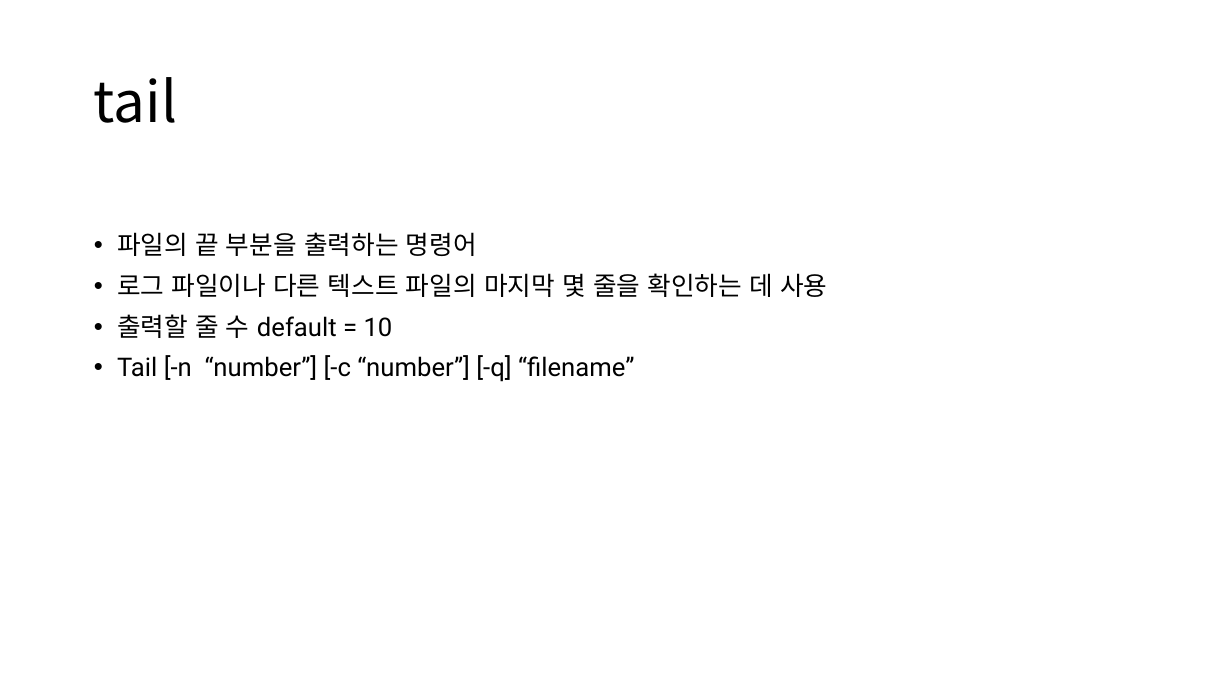
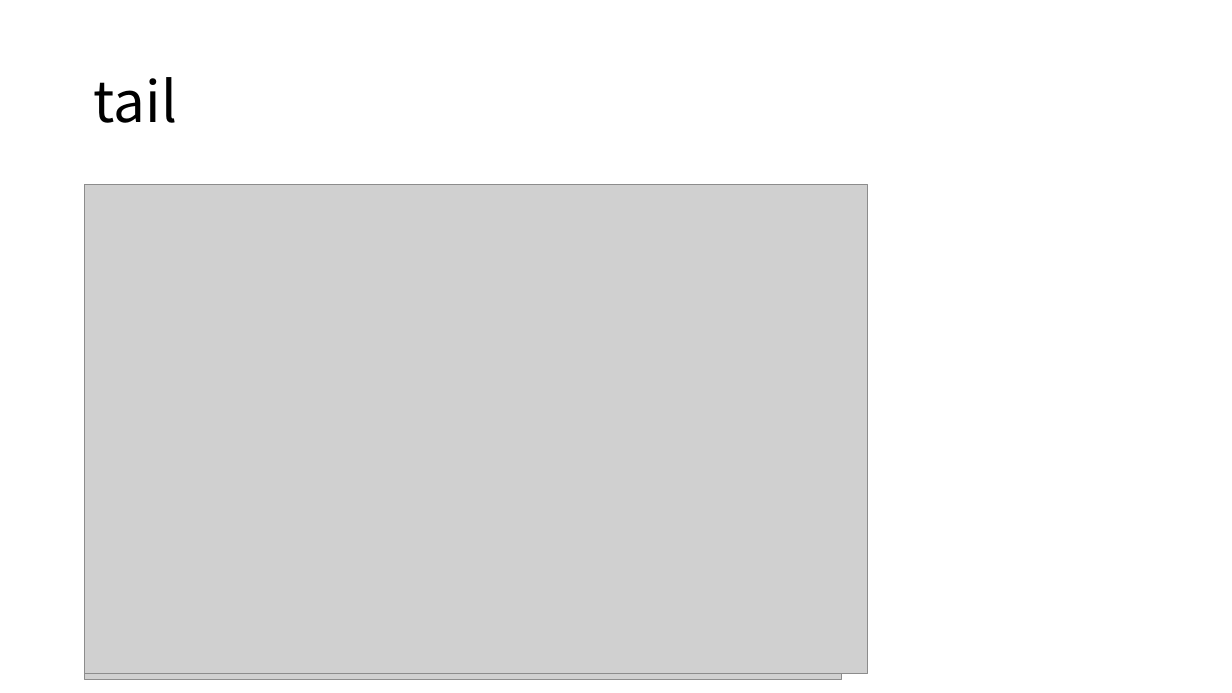
Before and after one commit to alscjf1329/SysP_3-1, a slide deck: slide 14 of Sys_final/SysP 기말.pptx. Drawn at 1232x693 pixels with LibreOffice and Linux fonts; fonts in the diff are those of the drawing; grey boxes stand for pictures. Boxes give left, top, right and bottom in pixels: in the first picture for what was removed or moved away, otherwise in the second. Text is boxed around its words. In the diff, an @@ line names an element or a change of style, - is before the commit and + after.

```diff
--- a/Sys_final/SysP 기말.pptx
+++ b/Sys_final/SysP 기말.pptx
@@ picture added at box(85, 185, 842, 679) @@
@@ picture added at box(85, 185, 868, 675) @@
@@ text removed at box(117, 232, 827, 382) @@
-• 파일의 끝 부분을 출력하는 명령어
-• 로그 파일이나 다른 텍스트 파일의 마지막 몇 줄을 확인하는 데 사용
-• 출력할 줄 수 default = 10
-• Tail [-n “number”] [-c “number”] [-q] “filename”
```
Also in this commit, not shown: 1 other slide changed.
